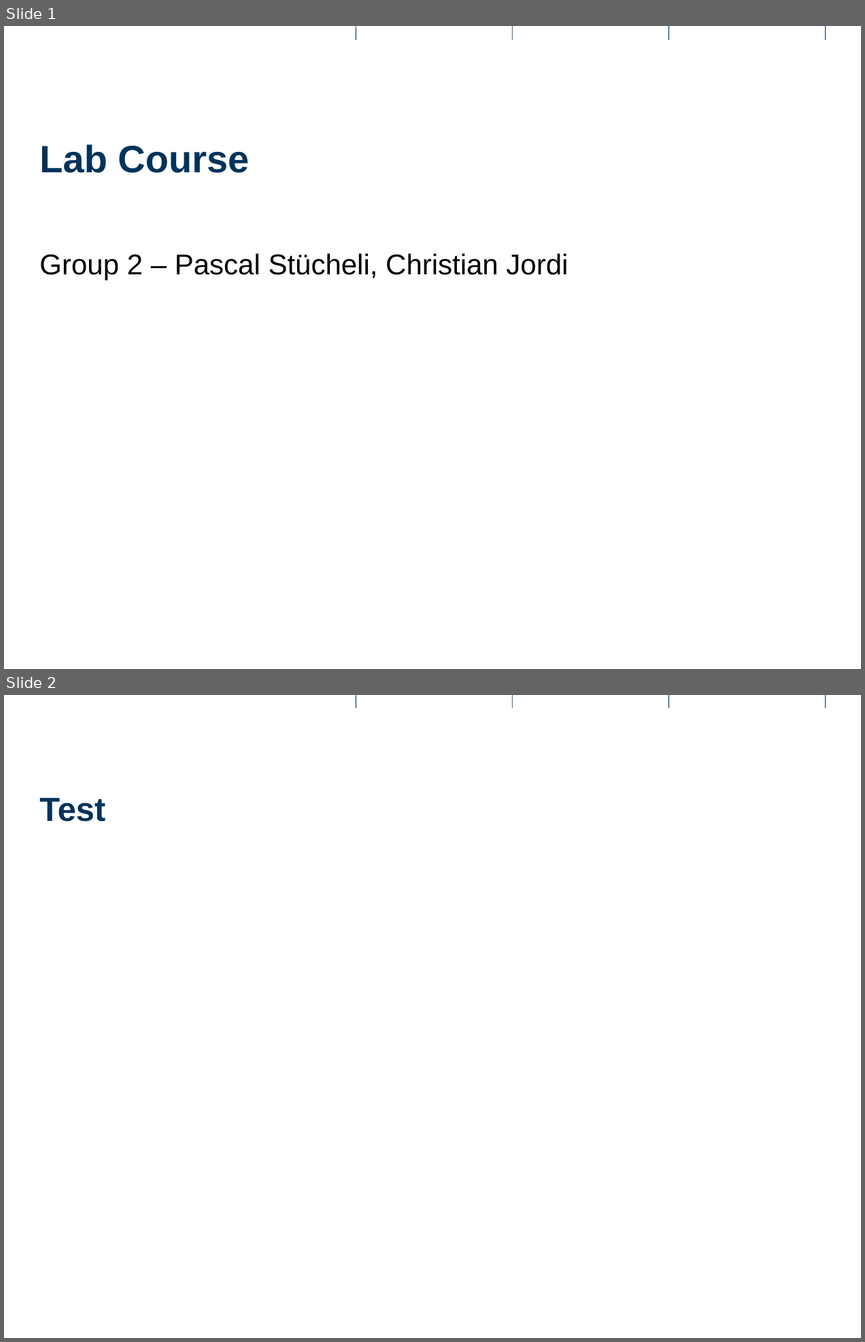
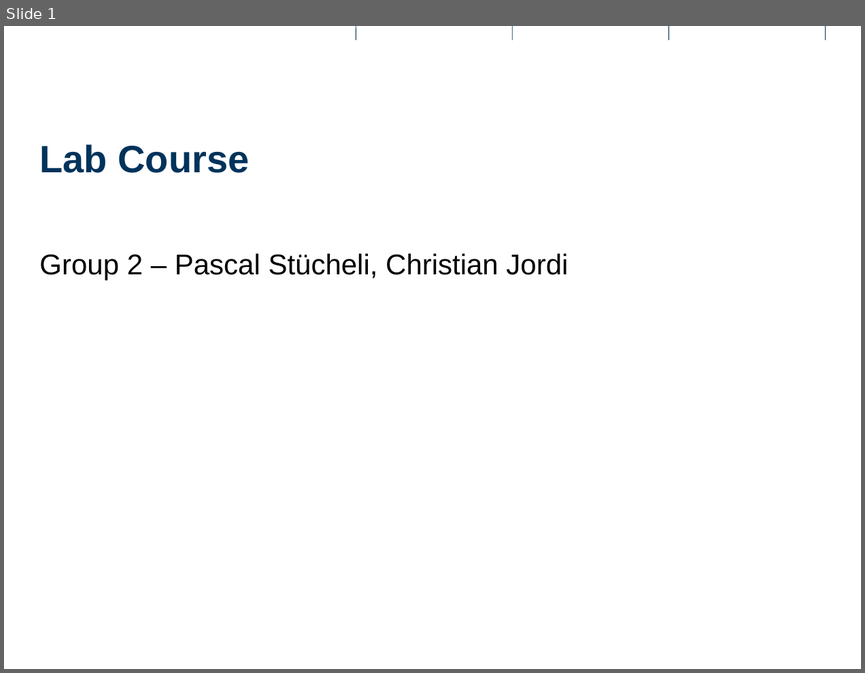
Before and after one commit to Pascal-Stucheli/Lab-Work, a slide deck: Presentation.pptx. Shown one above the other, each under a label of ours: slides 1 and 2 before the commit, slide 1 after it. The pictures are 865x1342 and 865x673 pixels, drawn with LibreOffice and Linux fonts; fonts in the diff are those of the drawing; background and template pictures are left out. Boxes give left, top, right and bottom in pixels: in the first picture for what was removed or moved away, otherwise in the second. Text is boxed around its words. In the diff, an @@ line names an element or a change of style, - is before the commit and + after.

```diff
--- a/Presentation.pptx
+++ b/Presentation.pptx
@@ slide 2 removed at <box>4,695,861,1338</box>, background #FFFFFF @@
@@ line removed from (356, 695) to (356, 708) @@
@@ line removed from (512, 695) to (512, 708) @@
@@ line removed from (669, 695) to (669, 708) @@
@@ line removed from (825, 695) to (825, 708) @@
@@ title removed at <box>39,798,105,821</box> @@
-Test
@@ line removed from (209, 1322) to (209, 1338) @@
@@ line removed from (669, 1322) to (669, 1338) @@
```
Also in this commit, not shown: 4 slides added, 4 other files.
